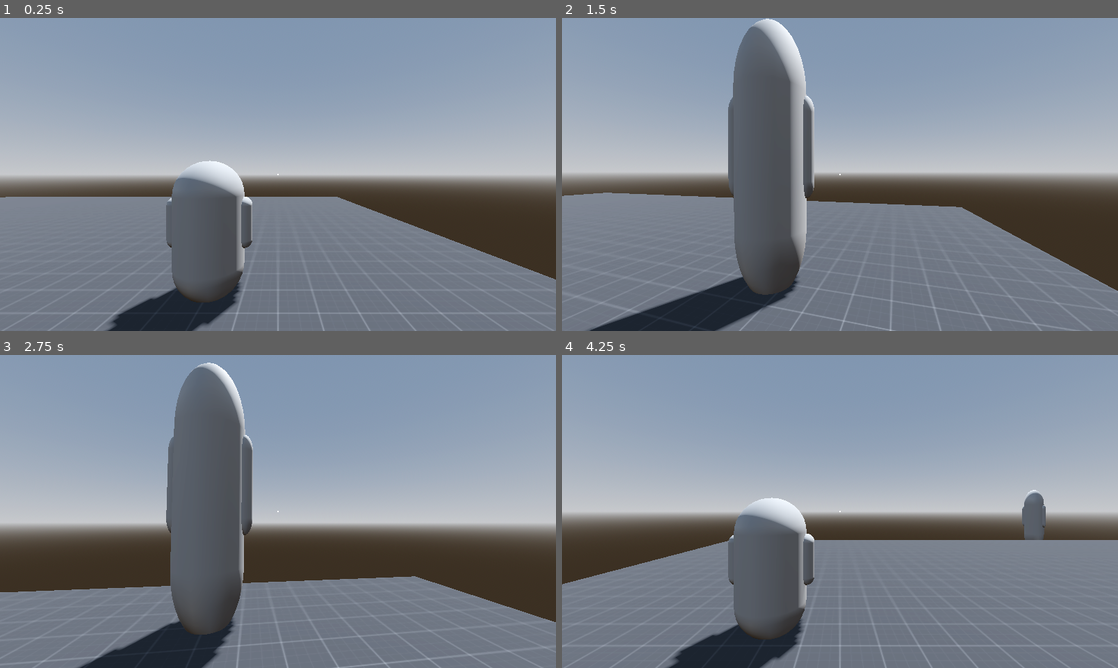
Above: before the commit, frames 1-4 (two rows, left to right).
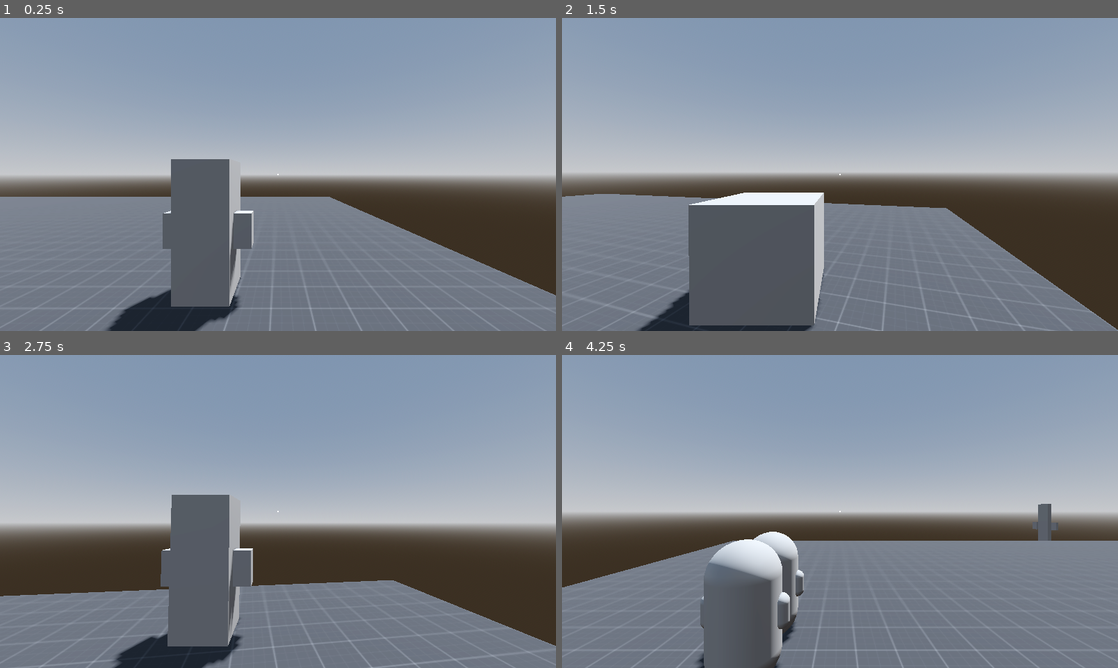
Above: after the commit, the same moments.

Repository: TheNickOfTime/design-challenge-jan
Game: Godot game, scene res://Scenes/test.tscn
The game is run twice, just before and just after one commit, with the same random seed, the same clock (stepped at 60 frames per second) and the same inputs.
Inputs (mouse positions are in pixels of both pictures, inside the frame that each line leads up to):
- Up to frame 1 (0.25 s): no input
- Up to frame 2 (1.5 s): tap Enter at 0.5 s; move the mouse to (867, 174) at 0.52 s; hold E (character_action) 0.53-1.28 s; hold W (move_forward) from 0.53 s (still down); tap F (character_action_alt, bound only after the commit) at 0.8, 1.35 s; move the mouse to (812, 174) at 1.27 s
- Up to frame 3 (2.75 s): keep holding W (move_forward); tap E (character_action) at 1.55 s; move the mouse to (289, 505) at 2.02 s; hold E (character_action) from 2.03 s (still down); tap F (character_action_alt, bound only after the commit) at 2.3 s
- Up to frame 4 (4.25 s): keep holding W (move_forward); move the mouse to (834, 517) at 2.77 s; release E (character_action) at 2.78 s; tap Q (character_command) at 2.85 s; tap E (character_action) at 3.05 s; move the mouse to (878, 514) at 3.52 s; hold Tab (character_switch) from 3.53 s (still down); tap F (character_action_alt, bound only after the commit) at 3.8 s

The runs differ from the first frame. In frame 1, 4.4% of the frame differs, in the area x 0-100%, y 45-100%; in frame 2, 18%, in the area x 0-100%, y 0-100%; in frame 3, 11%; in frame 4, 8.2%.
Error before the commit: Invalid call. Nonexistent function 'get_next_location' in base 'NavigationAgent3D'. (res://Scripts/Character.gd:63)
Error after the commit: Invalid call. Nonexistent function 'get_next_location' in base 'NavigationAgent3D'. (res://Scripts/Character.gd:72)

Commit message:
Working on diffrentiating character skills.

Diff:
--- a/Prefab/character.tscn
+++ b/Prefab/character.tscn
@@ -1,4 +1,6 @@
-[gd_scene load_steps=4 format=3 uid="uid://dqbg4b32kyjx7"]
+[gd_scene load_steps=5 format=3 uid="uid://d15eqordyufmf"]
+
+[ext_resource type="Script" path="res://Scripts/Character.gd" id="1_q0qgr"]
 
 [sub_resource type="CapsuleShape3D" id="CapsuleShape3D_mapii"]
 radius = 0.35
@@ -8,10 +10,11 @@
 
 [sub_resource type="CapsuleMesh" id="CapsuleMesh_rufeg"]
 radius = 0.125
-height = 0.75
+height = 0.5
 
 [node name="Character" type="CharacterBody3D" groups=["Character"]]
 collision_layer = 2
+script = ExtResource("1_q0qgr")
 
 [node name="NavigationAgent3D" type="NavigationAgent3D" parent="."]
 agent_height_offset = 0.4
@@ -24,10 +27,12 @@
 transform = Transform3D(1, 0, 0, 0, 1, 0, 0, 0, 1, 0, 1, 0)
 mesh = SubResource("CapsuleMesh_kj4po")
 
-[node name="Temp_Arm_01" type="MeshInstance3D" parent="."]
-transform = Transform3D(1, 0, 0, 0, 1, 0, 0, 0, 1, 0.5, 1.1, 0)
+[node name="Temp_Arm_01" type="MeshInstance3D" parent="Temp_Body"]
+transform = Transform3D(1, 0, 0, 0, 1, 0, 0, 0, 1, 0.5, 0, 0)
 mesh = SubResource("CapsuleMesh_rufeg")
+skeleton = NodePath("../..")
 
-[node name="Temp_Arm_02" type="MeshInstance3D" parent="."]
-transform = Transform3D(1, 0, 0, 0, 1, 0, 0, 0, 1, -0.5, 1.1, 0)
+[node name="Temp_Arm_02" type="MeshInstance3D" parent="Temp_Body"]
+transform = Transform3D(1, 0, 0, 0, 1, 0, 0, 0, 1, -0.5, 0, 0)
 mesh = SubResource("CapsuleMesh_rufeg")
+skeleton = NodePath("../..")
--- /dev/null
+++ b/Prefab/character_divide.tscn
@@ -0,0 +1,9 @@
+[gd_scene load_steps=3 format=3 uid="uid://b0tvkt6nbtkno"]
+
+[ext_resource type="PackedScene" uid="uid://d15eqordyufmf" path="res://Prefab/character.tscn" id="1_brbtm"]
+[ext_resource type="PackedScene" uid="uid://boeu788k7qod5" path="res://Prefab/preview_character.tscn" id="2_tjubp"]
+
+[node name="Character_Divide" instance=ExtResource("1_brbtm")]
+character_skill = 2
+base_character = ExtResource("1_brbtm")
+preview_character = ExtResource("2_tjubp")
--- /dev/null
+++ b/Prefab/character_grow.tscn
@@ -0,0 +1,24 @@
+[gd_scene load_steps=5 format=3 uid="uid://cm8pv24m2fom8"]
+
+[ext_resource type="PackedScene" uid="uid://d15eqordyufmf" path="res://Prefab/character.tscn" id="1_6fgee"]
+
+[sub_resource type="BoxMesh" id="BoxMesh_051oi"]
+size = Vector3(0.75, 2, 0.75)
+
+[sub_resource type="BoxMesh" id="BoxMesh_fp6iq"]
+size = Vector3(0.25, 0.5, 0.25)
+
+[sub_resource type="BoxMesh" id="BoxMesh_xf20p"]
+size = Vector3(0.25, 0.5, 0.25)
+
+[node name="Character_Grow" instance=ExtResource("1_6fgee")]
+character_skill = 1
+
+[node name="Temp_Body" parent="." index="2"]
+mesh = SubResource("BoxMesh_051oi")
+
+[node name="Temp_Arm_01" parent="Temp_Body" index="0"]
+mesh = SubResource("BoxMesh_fp6iq")
+
+[node name="Temp_Arm_02" parent="Temp_Body" index="1"]
+mesh = SubResource("BoxMesh_xf20p")
--- /dev/null
+++ b/Prefab/preview_character.tscn
@@ -0,0 +1,31 @@
+[gd_scene load_steps=6 format=3 uid="uid://boeu788k7qod5"]
+
+[ext_resource type="Script" path="res://Scripts/split_preview.gd" id="1_fihqb"]
+[ext_resource type="PackedScene" uid="uid://d15eqordyufmf" path="res://Prefab/character.tscn" id="2_w7viy"]
+
+[sub_resource type="CapsuleShape3D" id="CapsuleShape3D_pwp1g"]
+
+[sub_resource type="StandardMaterial3D" id="StandardMaterial3D_sftey"]
+transparency = 1
+albedo_color = Color(1, 0, 0, 0.0980392)
+
+[sub_resource type="CapsuleMesh" id="CapsuleMesh_oyeu5"]
+material = SubResource("StandardMaterial3D_sftey")
+radius = 0.51
+height = 2.1
+
+[node name="Preview_Character" type="Area3D"]
+transform = Transform3D(1, 0, 0, 0, 1, 0, 0, 0, 1, 0, 1.25, 0)
+collision_mask = 2
+script = ExtResource("1_fihqb")
+base_character = ExtResource("2_w7viy")
+
+[node name="CollisionShape3D" type="CollisionShape3D" parent="."]
+transform = Transform3D(1, 0, 0, 0, 1, 0, 0, 0, 1, 0, 1, 0)
+shape = SubResource("CapsuleShape3D_pwp1g")
+
+[node name="MeshInstance3D" type="MeshInstance3D" parent="."]
+transform = Transform3D(1, 0, 0, 0, 1, 0, 0, 0, 1, 0, 1, 0)
+mesh = SubResource("CapsuleMesh_oyeu5")
+
+[connection signal="body_exited" from="." to="." method="_on_body_exited"]
--- a/Scenes/test.tscn
+++ b/Scenes/test.tscn
@@ -1,10 +1,10 @@
-[gd_scene load_steps=14 format=3 uid="uid://7ijkhnchf7ja"]
+[gd_scene load_steps=14 format=3 uid="uid://caia03dpjg3b5"]
 
-[ext_resource type="PackedScene" uid="uid://dqbg4b32kyjx7" path="res://Prefab/character.tscn" id="1_71qv7"]
 [ext_resource type="Script" path="res://Scripts/Controller.gd" id="1_vb8a6"]
 [ext_resource type="Material" uid="uid://b30nyv8fik6a3" path="res://Materials/Prototype/material_prototype.tres" id="2_2t20c"]
-[ext_resource type="Script" path="res://Scripts/Character.gd" id="3_0ms43"]
 [ext_resource type="PackedScene" uid="uid://dufv3576nm313" path="res://Prefab/camera.tscn" id="4_g45id"]
+[ext_resource type="PackedScene" uid="uid://b0tvkt6nbtkno" path="res://Prefab/character_divide.tscn" id="4_lx8or"]
+[ext_resource type="PackedScene" uid="uid://cm8pv24m2fom8" path="res://Prefab/character_grow.tscn" id="5_cnkjf"]
 
 [sub_resource type="ProceduralSkyMaterial" id="ProceduralSkyMaterial_xc4vq"]
 sky_horizon_color = Color(0.64625, 0.65575, 0.67075, 1)
@@ -49,16 +49,6 @@
 [node name="Controller" type="Node3D" parent="."]
 script = ExtResource("1_vb8a6")
 
-[node name="Character_A" parent="." instance=ExtResource("1_71qv7")]
-transform = Transform3D(1, 0, 0, 0, 1, 0, 0, 0, 1, 7, 0.25, 0)
-script = ExtResource("3_0ms43")
-character_skill = 0
-
-[node name="Character_B" parent="." instance=ExtResource("1_71qv7")]
-transform = Transform3D(1, 0, 0, 0, 1, 0, 0, 0, 1, -7, 0.25, 0)
-script = ExtResource("3_0ms43")
-character_skill = 1
-
 [node name="Camera" parent="." instance=ExtResource("4_g45id")]
 collision_mask = 1
 
@@ -99,3 +89,9 @@
 offset_bottom = 2.0
 grow_horizontal = 2
 grow_vertical = 2
+
+[node name="Character_Grow" parent="." instance=ExtResource("5_cnkjf")]
+transform = Transform3D(1, 0, 0, 0, 1, 0, 0, 0, 1, 7.58836, 0.25, 0.0900323)
+
+[node name="Character_Divide" parent="." instance=ExtResource("4_lx8or")]
+transform = Transform3D(1, 0, 0, 0, 1, 0, 0, 0, 1, -7.19672, 0.250001, -0.0451247)
--- a/Scripts/Character.gd
+++ b/Scripts/Character.gd
@@ -6,16 +6,20 @@
 const JUMP_VELOCITY = 4.5
 
 enum CONTROL_STATE {Input, Navigation}
-enum CHARACTER_SKILL {GROW, DIVIDE}
+enum CHARACTER_SKILL {NONE, GROW, DIVIDE}
 
 # On Ready Vars-------------------------------------------------------------------------------------
 @onready var nav_agent : NavigationAgent3D = $NavigationAgent3D
 
 # Export Vars---------------------------------------------------------------------------------------
 @export var character_skill : CHARACTER_SKILL
+@export var base_character : PackedScene
+@export var preview_character : PackedScene
 
 # Member Vars---------------------------------------------------------------------------------------
 var control_state : CONTROL_STATE
+var is_skill_on : bool
+var split_character : Node3D
 
 var move_direction : Vector2
 var move_speed : float = 5.0
@@ -43,6 +47,11 @@
 			move_input(move_direction)
 		CONTROL_STATE.Navigation:
 			move_nav()
+
+
+# Connected Signals---------------------------------------------------------------------------------
+func _on_preview_character_spawned_character(spawned_character : Node3D):
+	split_character = spawned_character
 
 
 # Input Movement Functions--------------------------------------------------------------------------
@@ -86,10 +95,57 @@
 
 func divide_character():
 	var change_scale : Tween = get_tree().create_tween()
-	change_scale.tween_property(self, "scale", Vector3(0.5, 0.5, 0.5), 0.5)
+
+	if !is_skill_on:
+		change_scale.tween_property(self, "scale", Vector3(0.75, 0.75, 0.75), 0.25)
+		await change_scale.finished
+		var preview = preview_character.instantiate()
+		preview.transform = transform
+		get_tree().root.add_child(preview)
+		preview.spawned_character.connect(_on_preview_character_spawned_character)
+	else:
+		change_scale.tween_property(self, "scale", Vector3(1.0, 1.0, 1.0), 0.25)
+		split_character.queue_free()
+
+	is_skill_on = !is_skill_on
 
 
 func grow_character():
 	var change_scale : Tween = get_tree().create_tween()
-	change_scale.tween_property(self, "scale", Vector3(1, 2, 1), 0.5)
-	pass
+	var change_offset : Tween = get_tree().create_tween()
+
+	if !is_skill_on:
+		change_scale.tween_property($Temp_Body, "mesh:size", Vector3(0.5, 3, 0.5), 0.25)
+		change_offset.tween_property($Temp_Body, "position:y", 1.5, 0.25)
+	else:
+		change_scale.tween_property($Temp_Body, "mesh:size", Vector3(0.75, 2, 0.75), 0.25)
+		change_offset.tween_property($Temp_Body, "position:y", 1.0, 0.25)
+
+	is_skill_on = !is_skill_on
+
+func flatten_character():
+	var change_scale : Tween = get_tree().create_tween()
+	var change_offset : Tween = get_tree().create_tween()
+
+	if !is_skill_on:
+		change_scale.tween_property($Temp_Body, "mesh:size", Vector3(2, 1, 2), 0.25)
+		change_offset.tween_property($Temp_Body, "position:y", 0.5, 0.25)
+	else:
+		change_scale.tween_property($Temp_Body, "mesh:size", Vector3(0.75, 2, 0.75), 0.25)
+		change_offset.tween_property($Temp_Body, "position:y", 1.0, 0.25)
+
+	is_skill_on = !is_skill_on
+
+
+# func shrink_character():
+# 	var change_scale : Tween = get_tree().create_tween()
+# 	var change_offset : Tween = get_tree().create_tween()
+
+# 	if !is_skill_on:
+# 		change_scale.tween_property($Temp_Body, "mesh:height", 1.0, 0.25)
+# 		change_offset.tween_property($Temp_Body, "position:y", 0.5, 0.25)
+# 	else:
+# 		change_scale.tween_property($Temp_Body, "mesh:height", 2.0, 0.25)
+# 		change_offset.tween_property($Temp_Body, "position:y", 1.0, 0.25)
+
+# 	is_skill_on = !is_skill_on
--- a/Scripts/Controller.gd
+++ b/Scripts/Controller.gd
@@ -54,6 +54,9 @@
 	if event.is_action_pressed("character_action"):
 		character_skill()
 
+	if event.is_action_pressed("character_action_alt"):
+		character_skill_alt()
+
 
 func input_poll():
 	move_direction = Input.get_vector("move_left", "move_right", "move_forward", "move_back")
@@ -98,6 +101,17 @@
 		PlayerCharacter.CHARACTER_SKILL.GROW:
 			print("Growing")
 			current_character.grow_character()
+			# current_character.flatten_character()
+		PlayerCharacter.CHARACTER_SKILL.DIVIDE:
+			print("Dividing")
+			current_character.divide_character()
+
+func character_skill_alt():
+	match current_character.character_skill:
+		PlayerCharacter.CHARACTER_SKILL.GROW:
+			print("Growing")
+			# current_character.grow_character()
+			current_character.flatten_character()
 		PlayerCharacter.CHARACTER_SKILL.DIVIDE:
 			print("Dividing")
 			current_character.divide_character()
--- /dev/null
+++ b/Scripts/split_preview.gd
@@ -0,0 +1,17 @@
+extends Area3D
+
+signal spawned_character(character : Node)
+
+@export var base_character : PackedScene
+
+
+func _on_body_exited(body:Node3D):
+    if body.is_in_group("Character"):
+        spawn_character()
+
+func spawn_character():
+    var new_character = base_character.instantiate()
+    new_character.transform = transform
+    get_tree().root.add_child(new_character)
+    spawned_character.emit(new_character)
+    queue_free()
--- a/project.godot
+++ b/project.godot
@@ -73,6 +73,11 @@
 "events": [Object(InputEventKey,"resource_local_to_scene":false,"resource_name":"","device":0,"window_id":0,"alt_pressed":false,"shift_pressed":false,"ctrl_pressed":false,"meta_pressed":false,"pressed":false,"keycode":0,"physical_keycode":69,"unicode":0,"echo":false,"script":null)
 ]
 }
+character_action_alt={
+"deadzone": 0.5,
+"events": [Object(InputEventKey,"resource_local_to_scene":false,"resource_name":"","device":0,"window_id":0,"alt_pressed":false,"shift_pressed":false,"ctrl_pressed":false,"meta_pressed":false,"pressed":false,"keycode":0,"physical_keycode":70,"unicode":0,"echo":false,"script":null)
+]
+}
 
 [layer_names]
 
